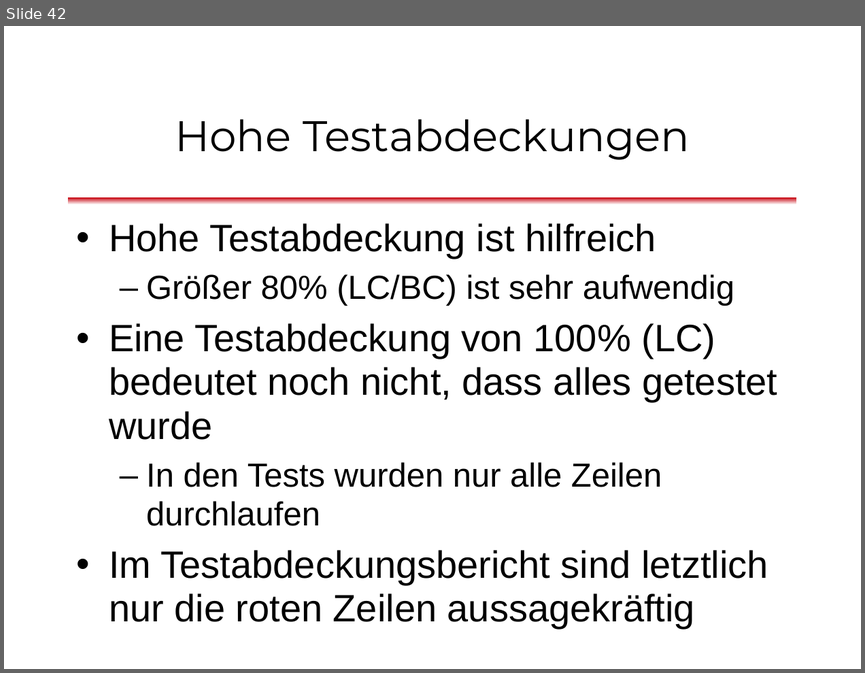
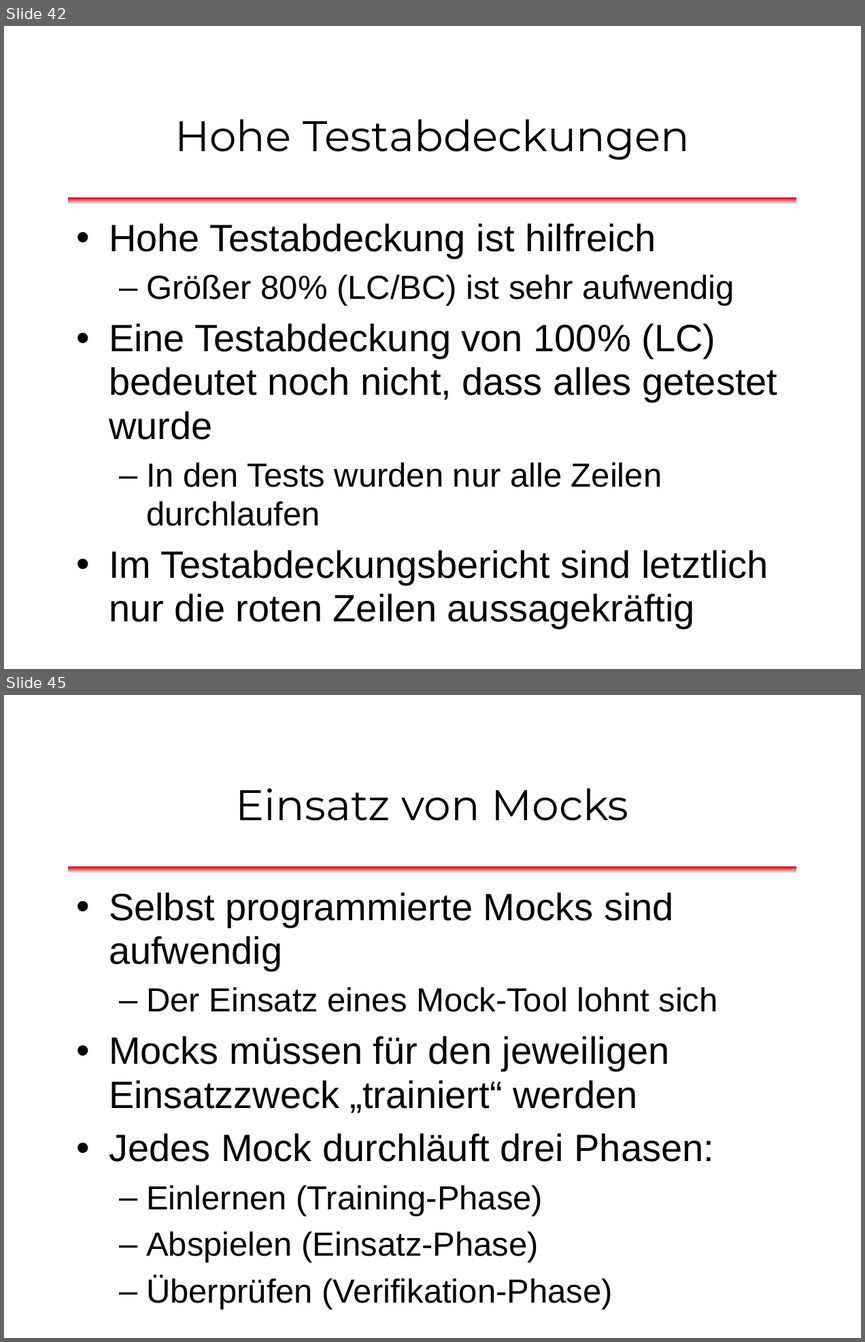
Before and after one commit to dlindner/vorlesung-se2-dhbw, a slide deck: added_2013/Unit Tests mit JUnit (2013).odp. Shown one above the other, each under a label of ours: slide 42 before the commit, slides 42 and 45 after it; the slides between them are not shown. The pictures are 865x673 and 865x1342 pixels, drawn with LibreOffice and Linux fonts; fonts in the diff are those of the drawing; background and template pictures are left out. Boxes give left, top, right and bottom in pixels: in the first picture for what was removed or moved away, otherwise in the second. Text is boxed around its words. In the diff, an @@ line names an element or a change of style, - is before the commit and + after.

Commit message:
Mock-Objekte beschrieben. Vorlesungseinheit fertig

```diff
--- a/added_2013/Unit Tests mit JUnit (2013).odp
+++ b/added_2013/Unit Tests mit JUnit (2013).odp
@@ slide 45 added at bbox=[4, 695, 861, 1338], background #FFFFFF; not listed: 1 template element that a slide beside it also shows @@
@@ title added at bbox=[236, 788, 628, 821], 36 pt, text #000000 @@
+Einsatz von Mocks
@@ text added at bbox=[109, 892, 718, 1309], 32 pt, text #000000 @@
+• Selbst programmierte Mocks sind aufwendig
+  – Der Einsatz eines Mock-Tool lohnt sich
+• Mocks müssen für den jeweiligen Einsatzzweck „trainiert“ werden
+• Jedes Mock durchläuft drei Phasen:
+  – Einlernen (Training-Phase)
+  – Abspielen (Einsatz-Phase)
+  – Überprüfen (Verifikation-Phase)
```
Also in this commit, not shown: 11 other slides added, 2 slides removed.
